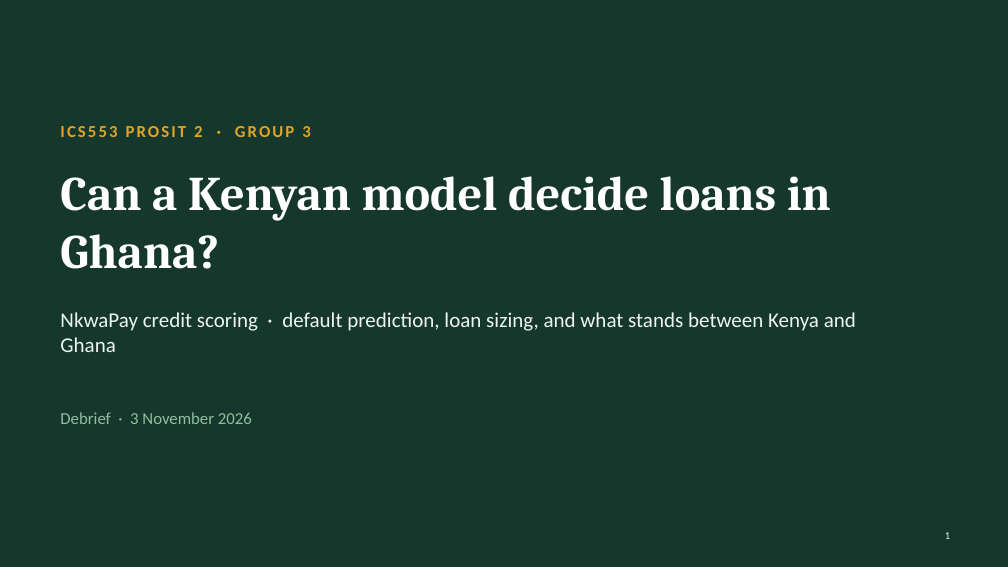
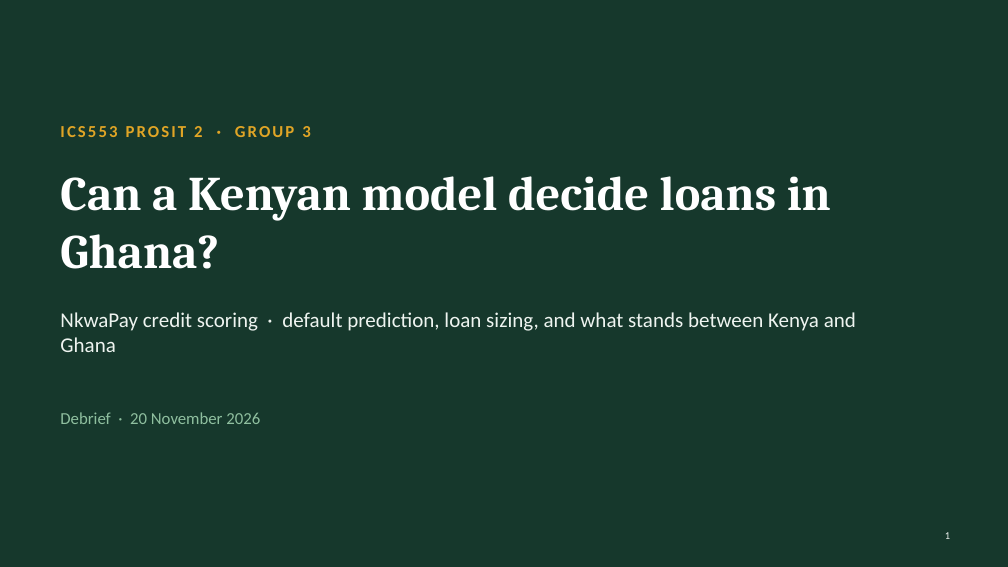
Before and after one commit to ASU-MICS-2028/mle-group-3-prosit-2, a slide deck: slide 1 of slides/NkwaPay_Debrief_Simple.pptx. Drawn at 1008x567 pixels with LibreOffice and Linux fonts; fonts in the diff are those of the drawing. Boxes give left, top, right and bottom in pixels: in the first picture for what was removed or moved away, otherwise in the second. Text is boxed around its words. In the diff, an @@ line names an element or a change of style, - is before the commit and + after.

```diff
--- a/slides/NkwaPay_Debrief_Simple.pptx
+++ b/slides/NkwaPay_Debrief_Simple.pptx
@@ text at box(60, 412, 260, 424): text changed @@
-Debrief · 3 November 2026
+Debrief · 20 November 2026
```
Also in this commit, not shown: 4 other slides changed, 3 slides added, 2 other files.
